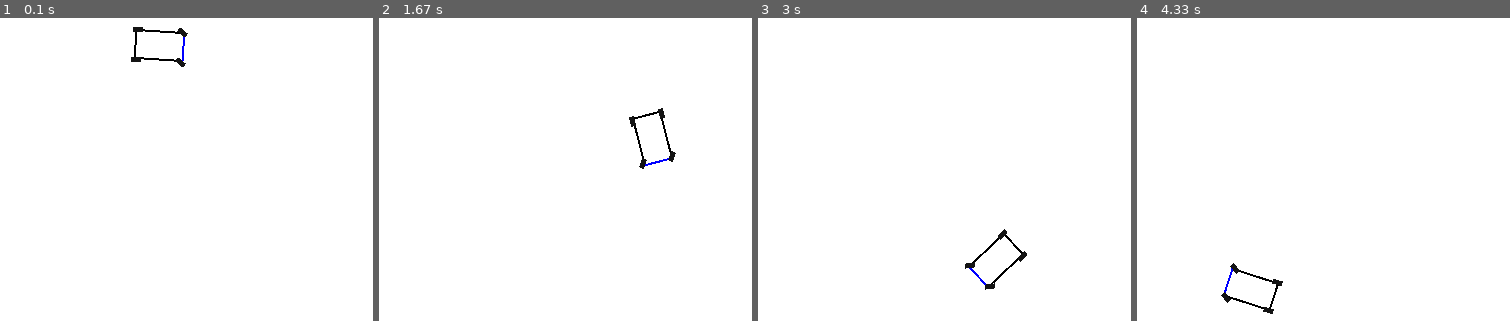
Above: before the commit, frames 1-4 (left to right).
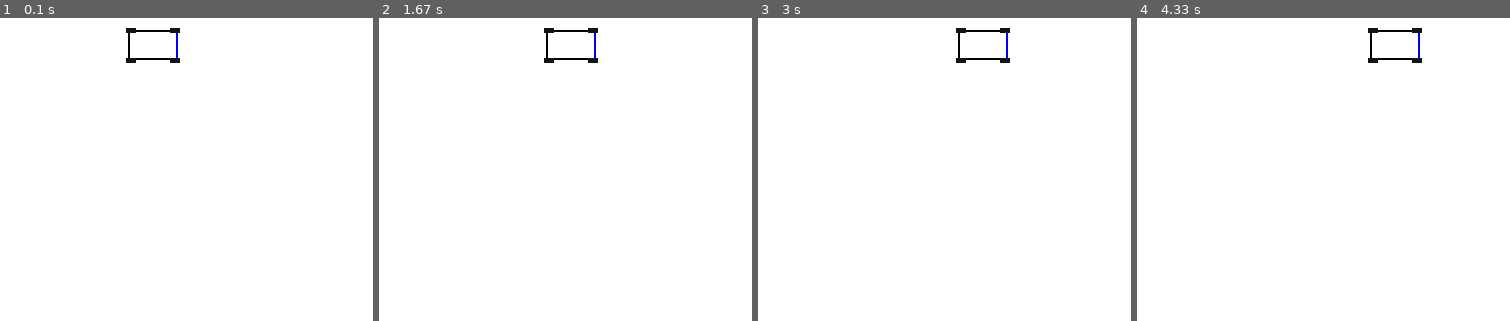
Above: after the commit, the same moments.

Repository: Mateo755/MPPI_Motion_Controller
Game: pygame game, started from main.py
The game is run twice, just before and just after one commit, with the same random seed, the same clock (stepped at 60 frames per second) and the same inputs.
Inputs:
- Up to frame 1 (0.1 s): no input
- Up to frame 2 (1.67 s): no input
- Up to frame 3 (3 s): no input
- Up to frame 4 (4.33 s): no input

The runs differ from the first frame. In frame 1, 0.4% of the frame differs, in the area x 33-51%, y 2-17%; in frame 2, 0.8%; in frame 3, 0.8%, in the area x 53-73%, y 3-90%; in frame 4, 0.8%.

Commit message:
Added description to methods, variables, classes

Diff:
--- a/main.py
+++ b/main.py
@@ -1,38 +1,46 @@
 import pygame
 
-from vehicle_model import VehicleModelKinematic
+from vehicle_model import VehicleModel
 from vehicle_sprite import VehicleSprite
 
 
 # --- MAIN ---
 def main():
-    pygame.init()
+    """Uruchamia główną pętlę programu w pygame"""
+
+    pygame.init()                                       # Inicjalizacja Pygame
     screen = pygame.display.set_mode((800, 600))
-    clock = pygame.time.Clock()
+    clock = pygame.time.Clock()                         # Timer do kontroli liczby klatek na sekundę
 
-    model = VehicleModelKinematic()
-    car = VehicleSprite(model, start_pos=(400, 300))
+    model = VehicleModel()                              # Tworzy model fizyczny pojazdu
+    car = VehicleSprite(model, start_pos=(400, 300))    # Tworzy obiekt graficzny pojazdu, osadzony na ekranie
 
     running = True
+    # -------------------------------------------------------------------------------------------------------
     while running:
-        dt = clock.tick(60) / 1000.0  # w sekundach
+        dt = clock.tick(60) / 1000.0                    # Odlicza czas od ostatniej klatki (w sekundach)
+        #===========================================
 
+        # Obsługa zdarzeń
         for event in pygame.event.get():
             if event.type == pygame.QUIT:
                 running = False
+        # ==========================================
 
         keys = pygame.key.get_pressed()
         throttle = 0
         steering = 0
 
-        #car.set_control(throttle, steering)
-        car.update(dt)
+        #car.set_control(throttle, steering)            # Ustawienie sterowania
+        car.update(dt)                                  # Liczy nową pozycję, prędkości itd. na podstawie modelu
+        # ==========================================
 
-        screen.fill((255, 255, 255))
-        car.draw(screen)
-        pygame.display.flip()
+        screen.fill((255, 255, 255))                    # Czyści ekran (biały)
+        car.draw(screen)                                # Rysuje pojazd (korpus + koła)
+        pygame.display.flip()                           # Wyświetla nową klatkę
+    #----------------------------------------------------------------------------------------------------------
 
-    pygame.quit()
+    pygame.quit() # Kończy działanie Pygame po wyjściu z pętli
 
 
 if __name__ == "__main__":
--- a/vehicle_model.py
+++ b/vehicle_model.py
@@ -3,52 +3,96 @@
 
 # --- MODEL DYNAMIKI ---
 class VehicleModel:
+    """Klasa modelująca dynamikę pojazdu"""
+
     def __init__(self):
-        self.lF = 0.9
-        self.lR = 0.9
-        self.m = 200.0
-        self.Iz = 100.0
-        self.g = 9.81
+        """Definicja parametrów pojazdu"""
+        # ------------------Parametry pojazdu, korpusu------------------
+        #
+        self.lF = 0.9               # odległość od środka masy do osi przedniej
+        self.lR = 0.9               # odległość od środka masy do osi tylnej
+        self.m = 200.0              # masa pojazdu
+        self.Iz = 100.0             # moment bezwładności względem osi Z
+        self.g = 9.81               # przyspieszenie grawitacyjne
 
-        self.BF = 5.0
-        self.CF = 1.3
-        self.DF = 1.0
+        # ------------------Parametry opon-------------------------------
+        # -Przód
+        self.BF = 5.0               # sztywność opon (krzywizna)
+        self.CF = 1.3               # kształt krzywej (nachylenie)
+        self.DF = 1.0               # maksymalna siła boczna (amplituda)
+
+        # -Tył
         self.BR = 5.0
         self.CR = 1.3
         self.DR = 1.0
 
-        self.Cm = 400.0
-        self.Cr0 = 0 #50.0
-        self.Cr2 = 1.0
+        # -----------------Napęd i opory jazdy-----------------------------
+
+        self.Cm = 400.0             # współczynnik napędu (jak bardzo T wpływa na siłę napędową)
+        self.Cr0 = 0 #50.0          # opór toczenia (stały)
+        self.Cr2 = 1.0              # opór aerodynamiczny (rosnący z prędkością kwadratowo)
 
         self.ptv = 10.0
 
     def curvature(self, s):
+        """Zwraca krzywiznę toru, czyli jak mocno zakręca droga w miejscu s"""
         return 0.0
 
     def tire_forces(self, x):
+        """Oblicza siły boczne opon przednich i tylnych - uproszczonego modelu Pacejki"""
         _, _, _, vx, vy, r, delta, _ = x
+
+
+        # -------------------Kąty uślizgu opon przednich i tylnych---------------------
         alpha_f = np.arctan2(vy + self.lF * r, vx) - delta
         alpha_r = np.arctan2(vy - self.lR * r, vx)
 
-        Fz_f = self.lR / (self.lF + self.lR) * self.m * self.g
-        Fz_r = self.lF / (self.lF + self.lR) * self.m * self.g
+        # -------------------Pionowe siły nacisku (siła ciężaru na oś)-----------------
+        # rozdzielają ciężar między przód i tył (proporcjonalnie do lF, lR)
 
-        Fy_f = Fz_f * self.DF * np.sin(self.CF * np.arctan(self.BF * alpha_f))
-        Fy_r = Fz_r * self.DR * np.sin(self.CR * np.arctan(self.BR * alpha_r))
+        Fn_f = self.lR / (self.lF + self.lR) * self.m * self.g
+        Fn_r = self.lF / (self.lF + self.lR) * self.m * self.g
+
+        # ----------Rzeczywiste siły boczne (hamujące drift lub powodujące skręt)-------
+
+        Fy_f = Fn_f * self.DF * np.sin(self.CF * np.arctan(self.BF * alpha_f))
+        Fy_r = Fn_r * self.DR * np.sin(self.CR * np.arctan(self.BR * alpha_r))
 
         return Fy_f, Fy_r
 
     def longitudinal_force(self, vx, T):
+        """Oblicza siłę wzdłużną (napędzającą) pojazd"""
         return self.Cm * T - self.Cr0 - self.Cr2 * vx**2
 
     def torque_vectoring(self, vx, r, delta):
-        rt = np.tan(delta) * vx / (self.lF + self.lR)
-        return self.ptv * (rt - r)
+        """Oblicza dodatkowy moment korekcyjny, który stabilizuje tor jazdy"""
+        rt = np.tan(delta) * vx / (self.lF + self.lR)  # teoretyczna prędkość kątowa pojazdu przy danym skręcie kół (zakładana)
+        return self.ptv * (rt - r)                     # (rt - r) różnica, czyli błąd rotacji
 
     def dynamics(self, x, u, s=0.0):
+        """Generuje pochodną wektora stanu,oblicza następny krok symulacji"""
+
+        # ------------------------Wektor Stanu----------------------------
+
+        # s_pos	- pozycja wzdłuż toru (krzywoliniowy postęp)
+        # n	    - odległość boczna od środka toru (lateral error)
+        # mu	- orientacja pojazdu względem toru
+        # vx	- prędkość wzdłużna (do przodu)
+        # vy	- prędkość boczna (do boku)
+        # r	    - prędkość kątowa (yaw rate)
+        # delta	- kąt skrętu przednich kół
+        # T   	- napęd pojazdu
+
         s_pos, n, mu, vx, vy, r, delta, T = x
+
+        #------------------------Wektor sterowań-------------------------
+
+        #ddelta: prędkość zmiany skrętu (delta-dot)
+        #dT: prędkość zmiany napędu (T-dot)
+
         ddelta, dT = u
+
+        #---------------------------------------------------------------
 
         kappa = self.curvature(s_pos)
         Fy_f, Fy_r = self.tire_forces(x)
@@ -62,33 +106,4 @@
         dvy = (Fy_r + Fy_f * np.cos(delta) - self.m * vx * r) / self.m
         dr = (Fy_f * self.lF * np.cos(delta) - Fy_r * self.lR + Mtv) / self.Iz
 
-        return np.array([ds, dn, dmu, dvx, dvy, dr, ddelta, dT])
-
-
-class VehicleModelKinematic:
-    def __init__(self):
-        self.lF = 0.9  # distance from CoG to front axle
-        self.lR = 0.9  # distance from CoG to rear axle
-
-    def dynamics(self, x, u, s=0.0):
-        """
-        Prosty model kinematyczny rowerowy:
-        x = [s, n, mu, vx, vy, r, delta, T]
-        u = [delta_dot, T_dot] (tu ignorowane)
-        """
-        s, n, mu, vx, vy, r, delta, T = x
-        L = self.lF + self.lR
-
-        ds = vx * np.cos(mu)
-        dn = vx * np.sin(mu)
-        dmu = vx / L * np.tan(delta)
-
-        # reszta ignorowana w kinematyce
-        dvx = 0.0
-        dvy = 0.0
-        dr = 0.0
-        ddelta = 0.0
-        dT = 0.0
-
-
-        return np.array([ds, dn, dmu, dvx, dvy, dr, ddelta, dT])
+        return np.array([ds, dn, dmu, dvx, dvy, dr, ddelta, dT])  # pochodna wektora stanu
--- a/vehicle_sprite.py
+++ b/vehicle_sprite.py
@@ -2,21 +2,22 @@
 import numpy as np
 
 def wrap_angle(angle):
-    # Zmienia kąt, żeby zawsze mieścił się w przedziale [-180, 180]
+    """Zmienia kąt, żeby zawsze mieścił się w przedziale [-180, 180]"""
     return (angle + 180) % 360 - 180
 
 class VehicleSprite:
+    """Klasa integruje fizyczny model pojazdu z jego reprezentacją graficzną w Pygame"""
+
     def __init__(self, model, start_pos, scale=50, origin_x=400, origin_y=300):
+        """Inicjalizacja parametrów wizualizacji pojazdu"""
         self.model = model
         self.scale = scale
         self.origin_x = origin_x
         self.origin_y = origin_y
 
-        # Stan: s, n, mu, vx, vy, r, delta, T
-        L = 0.9 + 0.9
-        R = 2.5
-        delta = np.arctan(L / R)
-        self.state = np.array([0.0, 0.0, 0.0, 2.0, 0.0, 0.0, delta, 0])
+        # Stan:                  s,   n,  mu,  vx,  vy,  r, delta, T
+        self.state = np.array([0.0, 0.0, 0.0, 0.5, 0.0, 0.0, 0.0, 0.0])
+        # Sterowanie:     delta_dot,   T_dot
         self.control = np.array([0.0, 0.0])
 
         # Rozmiary pojazdu
@@ -26,21 +27,20 @@
         # Korpus pojazdu
         self.original_body = pygame.Surface((self.car_width, self.car_height), pygame.SRCALPHA)
         pygame.draw.rect(self.original_body, (0, 0, 0), (0, 0, self.car_width, self.car_height), 2)
+        self.body_image = self.original_body.copy()
+        self.body_rect = self.body_image.get_rect(center=start_pos)
 
         # Zaznaczenie przodu auta (prawa krawędź)
         pygame.draw.line(self.original_body, (0, 0, 255), (self.car_width - 2, 0), (self.car_width - 2, self.car_height), 2)
 
-        self.body_image = self.original_body.copy()
-        self.body_rect = self.body_image.get_rect(center=start_pos)
-
-        # Koła – przygotuj wycentrowany prostokąt
+        # Koła
         self.wheel_width = 12
         self.wheel_height = 7
         self.wheel_surf = pygame.Surface((self.wheel_width, self.wheel_height), pygame.SRCALPHA)
         wheel_rect = self.wheel_surf.get_rect()
         pygame.draw.rect(self.wheel_surf, (20, 20, 20), wheel_rect.inflate(-2, -2))
 
-        # Pozycje tylnych kół względem środka auta
+        # Pozycje tylnych kół i przednich względem środka auta
         self.wheel_offsets = {
             "FL": ( self.car_width // 2 - 3,  self.car_height // 2),
             "FR": ( self.car_width // 2 - 3, -self.car_height // 2),
@@ -51,8 +51,9 @@
         self.wheels = []
 
     def update(self, dt):
-        dx = self.model.dynamics(self.state, self.control) * dt
-        self.state += dx
+        """Liczy nowe położenie pojazdu"""
+        dx = self.model.dynamics(self.state, self.control) * dt  # jak zmienia się stan
+        self.state += dx                                         # # nowy stan po czasie dt
 
         # Pozycja i orientacja korpusu
         x = self.origin_x + self.state[0] * self.scale
@@ -63,12 +64,9 @@
         self.body_image = pygame.transform.rotate(self.original_body, car_angle)
         self.body_rect = self.body_image.get_rect(center=(x, y))
 
-        # --- KOŁA ---
+
         self.wheels = []
-        # Oblicz kąt dla przednich kół (skręt) – zależny od sterowania (delta)
         delta_deg = -np.degrees(self.state[6])  # skręt w stopniach dla przednich kół
-
-        #steering_factor = 0.001  # Współczynnik ograniczający skręt
 
         theta = self.state[2]  # obrót korpusu w radianach
         R = np.array([
@@ -82,9 +80,8 @@
             wheel_x = x + rotated_offset[0]
             wheel_y = y + rotated_offset[1]
 
-            # Obrót tylnich kół = obrót korpusu / Przednie koła skręcają się o delta
+            # Obrót tylnich kół = obrót korpusu, przednie koła skręcają się o delta i car_angle
             local_wheel_angle = (car_angle + delta_deg) if key in ("FL", "FR") else car_angle
-            #print(local_wheel_angle)
             rotated_wheel = pygame.transform.rotate(self.wheel_surf, local_wheel_angle)
             rect = rotated_wheel.get_rect()
             rect.center = (wheel_x, wheel_y)
@@ -92,9 +89,11 @@
             self.wheels.append((rotated_wheel, rect))
 
     def draw(self, screen):
+        """Wyświetlenie elementów pojazdu na ekranie"""
         screen.blit(self.body_image, self.body_rect)
         for img, rect in self.wheels:
             screen.blit(img, rect)
 
     def set_control(self, throttle, steering):
+        """Ustawienie wektora sterowań"""
         self.control = np.array([steering, throttle])
